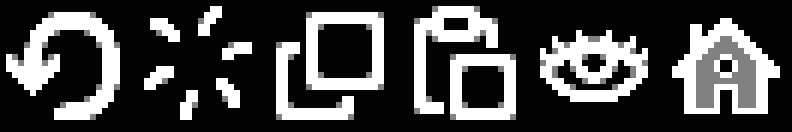
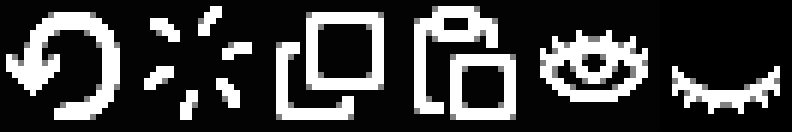
Layered file, before and after one edit (792px x 132px). Changes by layer:
painted on "icons" over <box>672,18,780,114</box>
painted on "Background" over <box>660,0,792,132</box>
